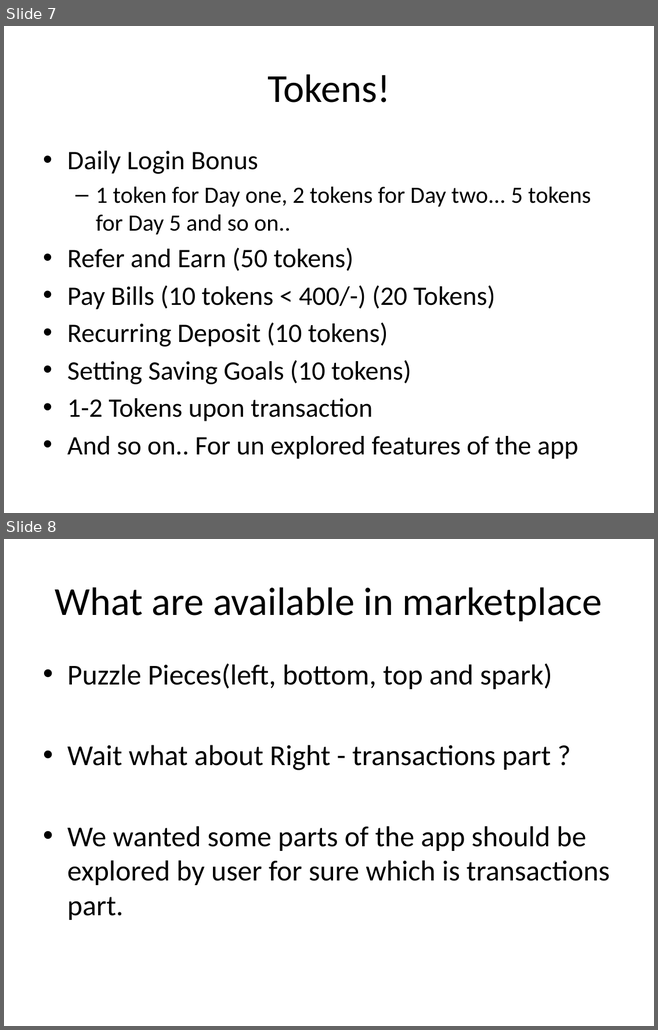
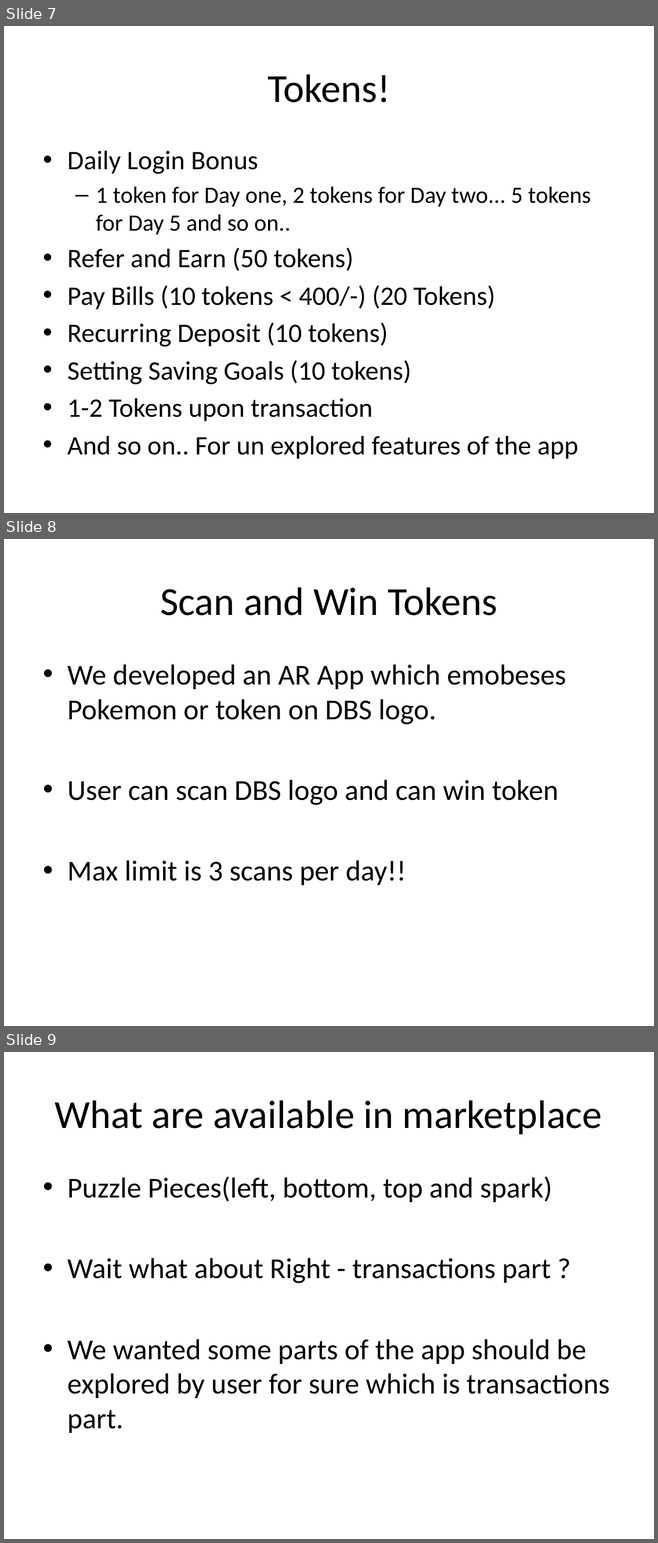
Before and after one commit to raghusaripalli/gamification-hack-2020, a slide deck: ppt/Gamification-ADA.pptx. Shown one above the other, each under a label of ours: slides 7 and 8 before the commit, slides 7, 8 and 9 after it. The pictures are 658x1030 and 658x1543 pixels, drawn with LibreOffice and Linux fonts; fonts in the diff are those of the drawing. Boxes give left, top, right and bottom in pixels: in the first picture for what was removed or moved away, otherwise in the second. Text is boxed around its words. In the diff, an @@ line names an element or a change of style, - is before the commit and + after.

Commit message:
AR Slide Update

```diff
--- a/ppt/Gamification-ADA.pptx
+++ b/ppt/Gamification-ADA.pptx
@@ slide 8 added at box(4, 539, 654, 1026), background #FFFFFF @@
@@ title added at box(160, 587, 497, 616), 44 pt, text #000000 @@
+Scan and Win Tokens
@@ text added at box(67, 664, 565, 885), 32 pt, text #000000 @@
+• We developed an AR App which emobeses Pokemon or token on DBS logo.
+• User can scan DBS logo and can win token
+• Max limit is 3 scans per day!!
@@ what was slide 8 is now slide 9 @@
```
